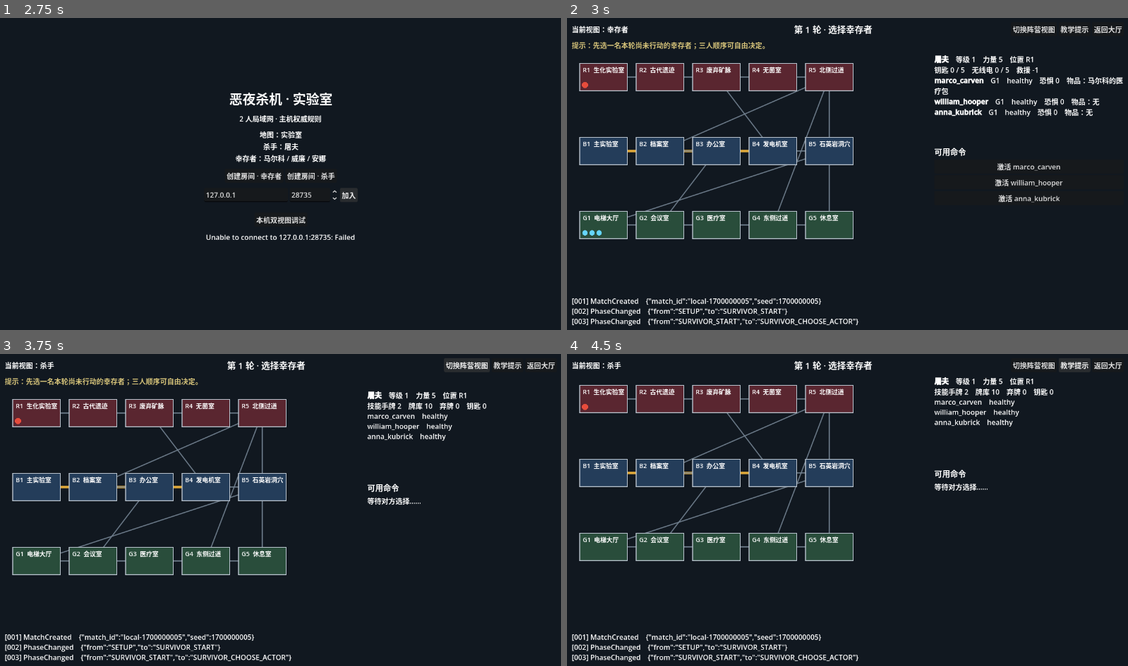
Above: before the commit, frames 1-4 (two rows, left to right).
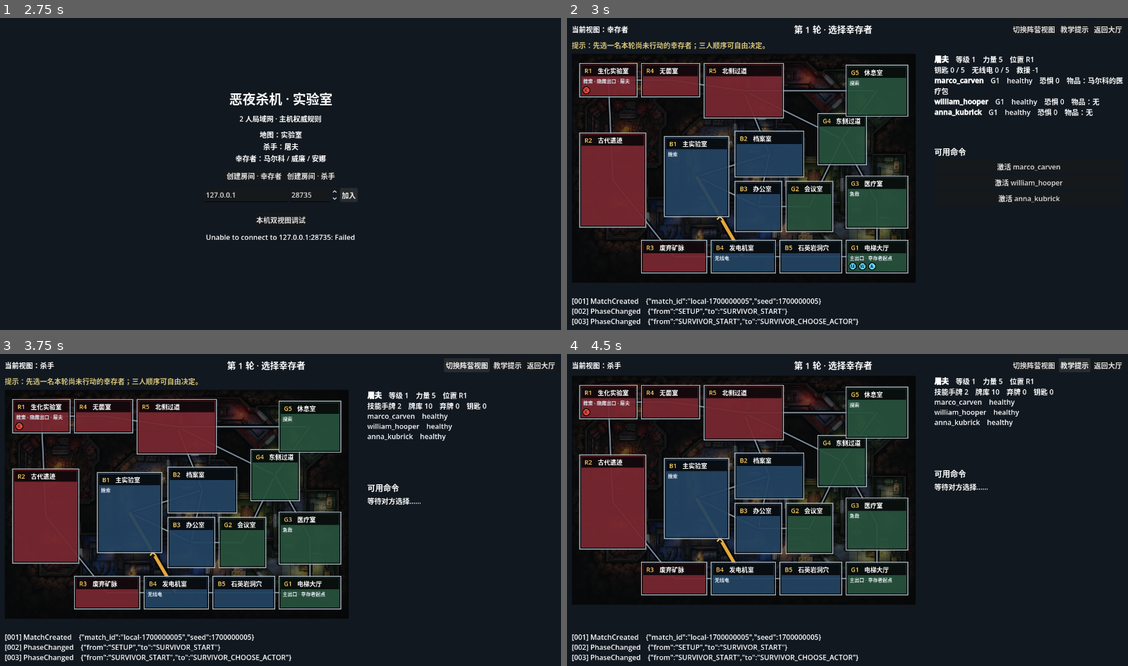
Above: after the commit, the same moments.

Repository: cloudy-elephant/Terroscope
Game: Godot game, scene res://main.tscn
Same seed, same stepped clock (60 frames per second), same inputs: the game is played once before the commit and once after it.
Inputs:
- Up to frame 1 (2.75 s): click "创建房间 · 幸存者" at 0.5 s; click "创建房间 · 杀手" at 1.25 s; click "加入" at 2 s
- Up to frame 2 (3 s): click "本机双视图调试" at 2.75 s
- Up to frame 3 (3.75 s): click "切换阵营视图" at 3.5 s
- Up to frame 4 (4.5 s): click "教学提示" at 4.25 s

Frame 1 is identical in both runs. In frame 2, 26% of the frame differs, in the area x 2-62%, y 12-82%; in frame 3, 26%; in frame 4, 26%.

Commit message:
feat: improve map and movement choices

Diff:
--- a/presentation/game_app.gd
+++ b/presentation/game_app.gd
@@ -592,9 +592,22 @@
 
 
 func _add_path_builder(label: String, command_type: String, payload: Dictionary, start_room_id: String, maximum_steps: int, blocked_edges: Array) -> void:
-	action_list.add_child(_button("%s：选择路径" % label, Callable(self, "_start_path_selection").bind(
+	if command_type == "MoveSurvivor":
+		_add_plain_label(label)
+		for path: Array in _legal_paths(start_room_id, maximum_steps, blocked_edges):
+			var route_label := "%d 步：%s" % [path.size(), _path_label(path)]
+			action_list.add_child(_button(route_label, Callable(self, "_queue_path_command").bind(
+				label, command_type, payload.duplicate(true), path.duplicate()
+			)))
+	action_list.add_child(_button("%s：在地图上逐步选择" % label, Callable(self, "_start_path_selection").bind(
 		label, command_type, payload.duplicate(true), start_room_id, maximum_steps, blocked_edges.duplicate()
 	)))
+
+
+func _queue_path_command(label: String, command_type: String, payload: Dictionary, path: Array) -> void:
+	var command_payload := payload.duplicate(true)
+	command_payload.path_room_ids = path.duplicate()
+	_queue_command("%s：%s" % [label, _path_label(path)], command_type, command_payload)
 
 
 func _start_path_selection(label: String, command_type: String, payload: Dictionary, start_room_id: String, maximum_steps: int, blocked_edges: Array) -> void:
@@ -617,10 +630,15 @@
 	var current_room_id: String = pending_path_selection.current_room_id
 	var legal_rooms := _legal_neighbors(current_room_id, pending_path_selection.blocked_edge_ids)
 	map_board.set_selection(legal_rooms, path)
-	_add_plain_label("%s\n当前路径：%s" % [pending_path_selection.label, " → ".join(path) if not path.is_empty() else "尚未移动"])
+	_add_plain_label("%s\n已选 %d / %d 步：%s" % [
+		pending_path_selection.label,
+		path.size(),
+		int(pending_path_selection.maximum_steps),
+		_path_label(path) if not path.is_empty() else "请选择第一步",
+	])
 	if path.size() < int(pending_path_selection.maximum_steps):
 		for room_id: String in legal_rooms:
-			action_list.add_child(_button("下一步：%s" % room_id, Callable(self, "_append_path_room").bind(room_id)))
+			action_list.add_child(_button("第 %d 步：%s %s" % [path.size() + 1, room_id, map_board.room_name(room_id)], Callable(self, "_append_path_room").bind(room_id)))
 	if not path.is_empty():
 		action_list.add_child(_button("完成路径", _finish_path_selection))
 		action_list.add_child(_button("撤回上一步", _undo_path_step))
@@ -855,6 +873,34 @@
 	return result
 
 
+func _legal_paths(start_room_id: String, maximum_steps: int, blocked_edges: Array) -> Array:
+	var result: Array = []
+	_collect_legal_paths(start_room_id, maximum_steps, blocked_edges, [], [start_room_id], result)
+	return result
+
+
+func _collect_legal_paths(current_room_id: String, maximum_steps: int, blocked_edges: Array, current_path: Array, visited: Array, output: Array) -> void:
+	if current_path.size() >= maximum_steps:
+		return
+	for neighbor: String in _legal_neighbors(current_room_id, blocked_edges):
+		if neighbor in visited:
+			continue
+		var next_path := current_path.duplicate()
+		next_path.append(neighbor)
+		output.append(next_path)
+		var next_visited := visited.duplicate()
+		next_visited.append(neighbor)
+		_collect_legal_paths(neighbor, maximum_steps, blocked_edges, next_path, next_visited, output)
+
+
+func _path_label(path: Array) -> String:
+	var labels: Array[String] = []
+	for room_value: Variant in path:
+		var room_id := str(room_value)
+		labels.append("%s %s" % [room_id, map_board.room_name(room_id)])
+	return " → ".join(labels)
+
+
 func _view_survivor(view: Dictionary, survivor_id: String) -> Dictionary:
 	for survivor: Dictionary in view.get("survivors", []):
 		if survivor.id == survivor_id:
--- a/presentation/map_board.gd
+++ b/presentation/map_board.gd
@@ -3,29 +3,66 @@
 
 signal room_clicked(room_id: String)
 
-const ROOM_SIZE := Vector2(108, 62)
-const ROOM_POSITIONS := {
-	"R1":Vector2(18, 22), "R2":Vector2(146, 22), "R3":Vector2(274, 22), "R4":Vector2(402, 22), "R5":Vector2(530, 22),
-	"B1":Vector2(18, 190), "B2":Vector2(146, 190), "B3":Vector2(274, 190), "B4":Vector2(402, 190), "B5":Vector2(530, 190),
-	"G1":Vector2(18, 358), "G2":Vector2(146, 358), "G3":Vector2(274, 358), "G4":Vector2(402, 358), "G5":Vector2(530, 358),
-}
+const BOARD_SIZE := Vector2(780, 520)
+const MAP_BACKGROUND_PATH := "res://assets/maps/laboratory_background.png"
+
+# The layout follows the photographed board instead of presenting the rooms as a grid.
+# Room rectangles are also the authoritative click targets for the presentation layer.
+const ROOM_RECTS := {
+	"R1":Rect2(18, 22, 130, 76),
+	"R4":Rect2(158, 22, 132, 76),
+	"R5":Rect2(300, 22, 180, 124),
+	"G5":Rect2(622, 26, 140, 116),
+	"G4":Rect2(558, 136, 110, 116),
+	"G3":Rect2(622, 278, 140, 118),
+	"G1":Rect2(622, 424, 140, 74),
+	"B5":Rect2(472, 424, 140, 74),
+	"B4":Rect2(316, 424, 146, 74),
+	"R3":Rect2(158, 424, 148, 74),
+	"R2":Rect2(18, 180, 150, 214),
+	"B1":Rect2(210, 188, 146, 182),
+	"B2":Rect2(370, 176, 156, 104),
+	"B3":Rect2(370, 290, 106, 114),
+	"G2":Rect2(486, 290, 106, 114),
+}
+
 const REGION_COLORS := {
-	"R":Color("5a2630"),
-	"B":Color("243d5a"),
-	"G":Color("294d3b"),
+	"R":Color("a93642"),
+	"B":Color("315e89"),
+	"G":Color("367153"),
+}
+
+const FEATURE_LABELS := {
+	"search":"搜索",
+	"hidden_exit":"隐藏出口",
+	"main_exit":"主出口",
+	"radio":"无线电",
+	"first_aid_cabinet":"急救",
+	"killer_start":"屠夫起点",
+	"survivor_start":"幸存者起点",
+}
+
+const SURVIVOR_MARKERS := {
+	"marco_carven":"M",
+	"william_hooper":"W",
+	"anna_kubrick":"A",
 }
 
 var map_data: Dictionary = {}
+var rooms_by_id: Dictionary = {}
 var edges_by_id: Dictionary = {}
 var adjacency: Dictionary = {}
 var view: Dictionary = {}
 var highlighted_room_ids: Array = []
 var preview_path: Array = []
+var map_background: Texture2D
 
 
 func _ready() -> void:
-	custom_minimum_size = Vector2(660, 454)
+	custom_minimum_size = BOARD_SIZE
 	mouse_filter = Control.MOUSE_FILTER_STOP
+	if ResourceLoader.exists(MAP_BACKGROUND_PATH):
+		map_background = load(MAP_BACKGROUND_PATH) as Texture2D
 	_load_map()
 	queue_redraw()
 
@@ -49,6 +86,14 @@
 
 func neighbors(room_id: String) -> Array:
 	return adjacency.get(room_id, []).duplicate()
+
+
+func room_name(room_id: String) -> String:
+	return rooms_by_id.get(room_id, {}).get("name_zh", room_id)
+
+
+func room_rect(room_id: String) -> Rect2:
+	return ROOM_RECTS.get(room_id, Rect2())
 
 
 func edge_id(a: String, b: String) -> String:
@@ -78,8 +123,8 @@
 
 func _gui_input(event: InputEvent) -> void:
 	if event is InputEventMouseButton and event.button_index == MOUSE_BUTTON_LEFT and event.pressed:
-		for room_id: String in ROOM_POSITIONS:
-			if Rect2(ROOM_POSITIONS[room_id], ROOM_SIZE).has_point(event.position):
+		for room_id: String in ROOM_RECTS:
+			if room_rect(room_id).has_point(event.position):
 				room_clicked.emit(room_id)
 				accept_event()
 				return
@@ -88,47 +133,97 @@
 func _draw() -> void:
 	if map_data.is_empty():
 		return
+	if map_background != null:
+		draw_texture_rect(map_background, Rect2(Vector2.ZERO, BOARD_SIZE), false, Color(0.62, 0.66, 0.70, 0.82))
+	else:
+		draw_rect(Rect2(Vector2.ZERO, BOARD_SIZE), Color("111820"), true)
+	draw_rect(Rect2(Vector2.ZERO, BOARD_SIZE), Color(0.01, 0.018, 0.025, 0.28), true)
+	_draw_connections()
+	for room: Dictionary in map_data.get("rooms", []):
+		_draw_room(room)
+
+
+func _draw_connections() -> void:
 	var blocked: Array = view.get("map", {}).get("blocked_edge_ids", [])
 	for edge: Dictionary in map_data.get("edges", []):
-		var from: Vector2 = ROOM_POSITIONS[edge.a] + ROOM_SIZE * 0.5
-		var to: Vector2 = ROOM_POSITIONS[edge.b] + ROOM_SIZE * 0.5
-		var edge_color := Color("e0a93a") if edge.id in blocked else Color("71808f")
-		draw_line(from, to, edge_color, 5.0 if edge.id in blocked else 2.0, true)
-	for room: Dictionary in map_data.get("rooms", []):
-		var room_id: String = room.id
-		var rect := Rect2(ROOM_POSITIONS[room_id], ROOM_SIZE)
-		var fill: Color = REGION_COLORS.get(room.region, Color("333333"))
-		if not highlighted_room_ids.is_empty() and room_id not in highlighted_room_ids:
-			fill = fill.darkened(0.35)
-		draw_rect(rect, fill, true)
-		var border := Color("ffd166") if room_id in highlighted_room_ids else Color("b8c2cc")
-		draw_rect(rect, border, false, 4.0 if room_id in highlighted_room_ids else 1.5)
-		if room_id in preview_path:
-			draw_rect(rect.grow(-5), Color("65d6ff"), false, 3.0)
-		var font := ThemeDB.fallback_font
-		draw_string(font, rect.position + Vector2(7, 20), "%s  %s" % [room_id, room.get("name_zh", "")], HORIZONTAL_ALIGNMENT_LEFT, ROOM_SIZE.x - 12, 14, Color.WHITE)
-		_draw_room_markers(room_id, rect)
+		var from := room_rect(edge.a).get_center()
+		var to := room_rect(edge.b).get_center()
+		var is_blocked: bool = edge.id in blocked
+		draw_line(from, to, Color(0.015, 0.02, 0.025, 0.94), 14.0 if is_blocked else 10.0, true)
+		draw_line(from, to, Color("e5a93c") if is_blocked else Color("8293a1"), 7.0 if is_blocked else 3.0, true)
+		if is_blocked:
+			var midpoint := from.lerp(to, 0.5)
+			draw_circle(midpoint, 9.0, Color("20150a"))
+			draw_line(midpoint + Vector2(-6, -6), midpoint + Vector2(6, 6), Color("ffd166"), 3.0, true)
+			draw_line(midpoint + Vector2(-6, 6), midpoint + Vector2(6, -6), Color("ffd166"), 3.0, true)
+
+
+func _draw_room(room: Dictionary) -> void:
+	var room_id: String = room.id
+	var rect := room_rect(room_id)
+	var fill: Color = REGION_COLORS.get(room.region, Color("3c4650"))
+	fill.a = 0.66
+	if not highlighted_room_ids.is_empty() and room_id not in highlighted_room_ids:
+		fill = fill.darkened(0.55)
+		fill.a = 0.62
+	draw_rect(rect, Color(0.01, 0.015, 0.02, 0.82), true)
+	draw_rect(rect.grow(-3), fill, true)
+	var border := Color("ffd166") if room_id in highlighted_room_ids else Color(0.72, 0.78, 0.82, 0.92)
+	draw_rect(rect, border, false, 4.0 if room_id in highlighted_room_ids else 2.0)
+	if room_id in preview_path:
+		draw_rect(rect.grow(-7), Color("65d6ff"), false, 3.0)
+	_draw_room_label(room, rect)
+	_draw_feature_badges(room, rect)
+	_draw_room_markers(room_id, rect)
+
+
+func _draw_room_label(room: Dictionary, rect: Rect2) -> void:
+	var font := ThemeDB.fallback_font
+	var label_rect := Rect2(rect.position + Vector2(4, 4), Vector2(rect.size.x - 8, 25))
+	draw_rect(label_rect, Color(0.015, 0.02, 0.025, 0.86), true)
+	draw_string(font, label_rect.position + Vector2(7, 18), str(room.id), HORIZONTAL_ALIGNMENT_LEFT, 28, 14, Color("ffd166"))
+	draw_string(font, label_rect.position + Vector2(37, 18), str(room.get("name_zh", "")), HORIZONTAL_ALIGNMENT_LEFT, label_rect.size.x - 42, 14, Color.WHITE)
+
+
+func _draw_feature_badges(room: Dictionary, rect: Rect2) -> void:
+	var badges: Array[String] = []
+	for feature_value: Variant in room.get("features", []):
+		var feature := str(feature_value)
+		if FEATURE_LABELS.has(feature):
+			badges.append(FEATURE_LABELS[feature])
+	if badges.is_empty():
+		return
+	var font := ThemeDB.fallback_font
+	var text := " · ".join(badges)
+	draw_string(font, rect.position + Vector2(8, 45), text, HORIZONTAL_ALIGNMENT_LEFT, rect.size.x - 16, 11, Color("dce6ee"))
 
 
 func _draw_room_markers(room_id: String, rect: Rect2) -> void:
-	var marker_x := rect.position.x + 12.0
-	var marker_y := rect.end.y - 13.0
-	var noises: Array = view.get("revealed_noise_room_ids", [])
+	var marker_x := rect.position.x + 15.0
+	var marker_y := rect.end.y - 15.0
+	var noises: Array = view.get("revealed_noise_room_ids", []).duplicate()
 	if view.has("noises_this_round"):
 		for noise: Dictionary in view.noises_this_round:
 			if noise.room_id == room_id and room_id not in noises:
 				noises.append(room_id)
 	if room_id in noises:
-		draw_circle(Vector2(marker_x, marker_y), 6, Color("ffd166"))
-		marker_x += 17
+		_draw_marker(Vector2(marker_x, marker_y), Color("ffd166"), "!")
+		marker_x += 22
 	var killer: Dictionary = view.get("killer", {})
 	if killer.get("room_id", "") == room_id:
-		draw_circle(Vector2(marker_x, marker_y), 7, Color("e74c3c"))
-		marker_x += 19
+		_draw_marker(Vector2(marker_x, marker_y), Color("e74c3c"), "K")
+		marker_x += 24
 	for survivor: Dictionary in view.get("survivors", []):
 		if survivor.get("room_id", "") == room_id:
-			draw_circle(Vector2(marker_x, marker_y), 6, Color("65d6ff"))
-			marker_x += 16
+			_draw_marker(Vector2(marker_x, marker_y), Color("65d6ff"), SURVIVOR_MARKERS.get(survivor.get("id", ""), "S"))
+			marker_x += 22
+
+
+func _draw_marker(position: Vector2, color: Color, text: String) -> void:
+	draw_circle(position, 9.0, Color(0.01, 0.015, 0.02, 0.96))
+	draw_circle(position, 7.0, color)
+	var font := ThemeDB.fallback_font
+	draw_string(font, position + Vector2(-5, 4), text, HORIZONTAL_ALIGNMENT_CENTER, 10, 10, Color("101820"))
 
 
 func _load_map() -> void:
@@ -140,8 +235,11 @@
 		return
 	map_data = parsed
 	for room: Dictionary in map_data.get("rooms", []):
+		rooms_by_id[room.id] = room
 		adjacency[room.id] = []
 	for edge: Dictionary in map_data.get("edges", []):
 		edges_by_id[edge.id] = edge
 		adjacency[edge.a].append(edge.b)
 		adjacency[edge.b].append(edge.a)
+	for room_id: String in adjacency:
+		adjacency[room_id].sort()
--- a/tests/run_milestone_5.gd
+++ b/tests/run_milestone_5.gd
@@ -196,11 +196,18 @@
 	_expect(app.tutorial_label.visible and not app.tutorial_label.text.is_empty(), "context tutorial is visible when a match begins")
 	_expect(app.feedback != null and app.feedback.audio_player != null, "sound and animation feedback controller is ready")
 	_expect_eq(app.map_board.map_data.rooms.size(), 15, "playable board contains the complete laboratory map")
+	_expect(app.map_board.room_rect("R1").position.y < app.map_board.room_rect("R2").position.y, "visual board follows the photographed upper-left R1/R2 layout")
+	_expect(app.map_board.room_rect("G1").position.x > app.map_board.room_rect("B5").position.x, "visual board follows the photographed lower-right B5/G1 layout")
 	var labels := _button_texts(app.action_list)
 	_expect(_contains_text(labels, "激活"), "first-time player receives explicit activation choices")
 	app.session.submit_command("BeginSurvivorActivation", {"survivor_id":"william_hooper"})
 	labels = _button_texts(app.action_list)
 	_expect(_contains_text(labels, "冲刺"), "William's original Sprint choices are exposed in the UI")
+	_expect(_contains_text(labels, "2 步：G3 医疗室 → G4 东侧过道"), "opening movement exposes the complete two-step route through G3")
+	_expect(_contains_text(labels, "2 步：B5 石英岩洞穴 → B4 发电机室"), "opening movement exposes the complete two-step route through B5")
+	app._queue_path_command("移动（1～2 步）", "MoveSurvivor", {"actor_id":"william_hooper"}, ["G3", "G4"])
+	_expect_eq(app.pending_command.payload.path_room_ids, ["G3", "G4"], "a complete two-step route is queued before host submission")
+	app._cancel_pending_command()
 	app._start_path_selection("冲刺", "UseSpecialAction", {"actor_id":"william_hooper","source_id":"william_sprint"}, "G1", 3, app.session.current_view.map.blocked_edge_ids)
 	_expect("G3" in app.map_board.highlighted_room_ids, "path selection highlights legal adjacent rooms")
 	app._on_room_clicked("G3")
Binary file added: assets/maps/laboratory_background.png
Not shown, added: assets/maps/laboratory_background.png.import
Not shown, changed: export_presets.cfg
Not shown, changed: README.md
